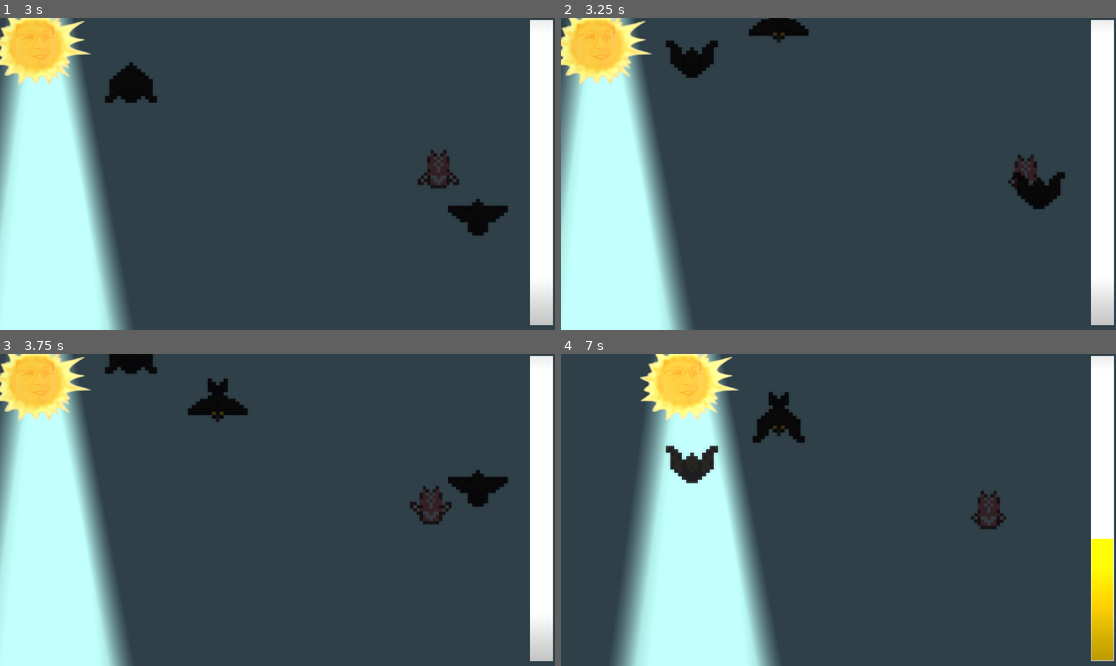
Above: before the commit, frames 1-4 (two rows, left to right).
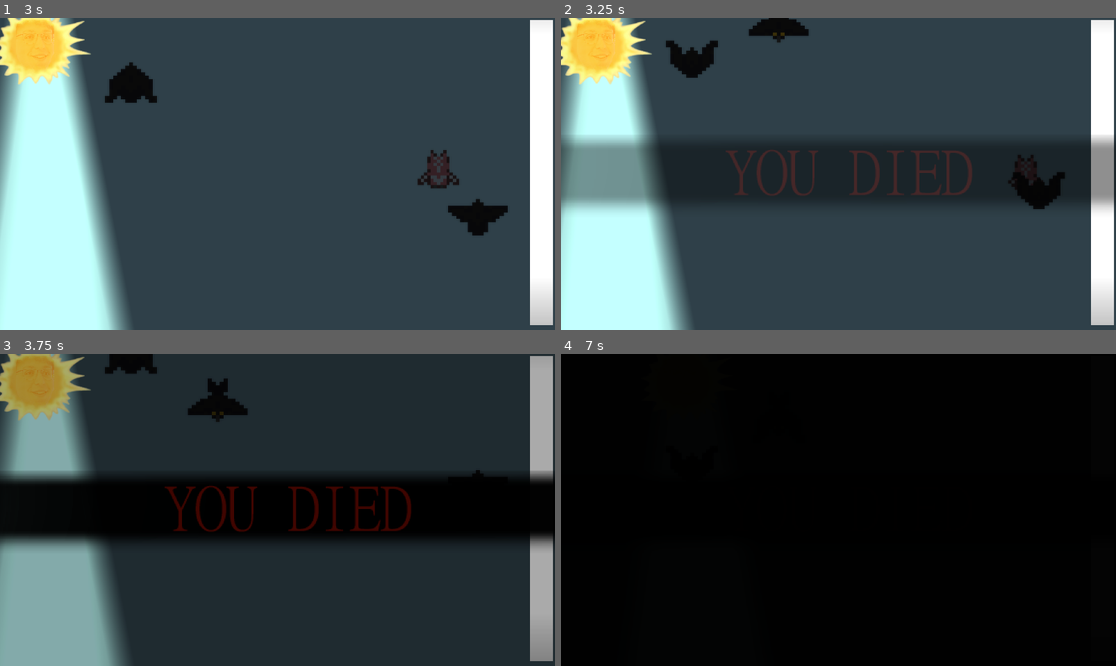
Above: after the commit, the same moments.

Repository: AuroraFreire/horizons-europa
Game: Godot game, scene res://world.tscn
Same seed, same stepped clock (60 frames per second), same inputs: the game is played once before the commit and once after it.
Inputs:
- Up to frame 1 (3 s): hold D (right) 0.53-1.28 s; hold A (left) 1.28-2.03 s; hold D (right) from 2.03 s (still down)
- Up to frame 2 (3.25 s): keep holding D (right)
- Up to frame 3 (3.75 s): release D (right) at 3.53 s; hold A (left) from 3.53 s (still down)
- Up to frame 4 (7 s): release A (left) at 5.78 s; hold D (right) from 5.78 s (still down)

Frame 1 is identical in both runs. In frame 2, 18% of the frame differs, in the area x 0-100%, y 37-62%; in frame 3, 98%; in frame 4, 99%, in the area x 0-100%, y 0-100%.

Commit message:
add death screen

Diff:
--- a/player.gd
+++ b/player.gd
@@ -6,13 +6,29 @@
 var position_offset: Vector2
 var target_pos
 @onready var sun = get_node("../Sun")
+@onready var death_screen = get_node("../Death")
+@onready var death_overlay = get_node("../DeathOverlay")
+
+var died = false
+var die_counter = 0.0
 
 func _ready():
 	position_offset = position
 	target_pos = position.x
 
+func die():
+	died = true
+
 func _process(delta: float) -> void:
 	var can_move = abs(position.x-target_pos) < 25
+	if died:
+		can_move = false
+		die_counter += delta
+		if die_counter <= 0.3:
+			death_screen.modulate.a = die_counter / 0.3
+		elif die_counter <= 0.3+1.0:
+			death_overlay.modulate.a = (die_counter-0.3)/1.0
+			print(death_overlay.modulate.a)
 
 	if can_move:
 		if Input.is_action_pressed("right"):
@@ -35,3 +51,4 @@
 
 func _on_area_2d_area_entered(_area: Area2D) -> void:
 	print("die")
+	die()
--- a/sun.gd
+++ b/sun.gd
@@ -22,7 +22,6 @@
 func _process(delta: float) -> void:
 	pass
 	time += 2
-	print(counter)
 	player_texture.speed = 5.0 * (counter / 2.0 + 0.5)
 	if(time >= timer):
 		lane_index = randi_range(0, 5)
--- a/world.tscn
+++ b/world.tscn
@@ -5,6 +5,7 @@
 [ext_resource type="PackedScene" uid="uid://g8rnhvtwqv1o" path="res://small_bird.tscn" id="3_aqk2v"]
 [ext_resource type="Script" uid="uid://bnq80bt5ckng5" path="res://enemy_spawner.gd" id="3_tlwt5"]
 [ext_resource type="PackedScene" uid="uid://b5ov2aybr1o5m" path="res://sun.tscn" id="4_aqk2v"]
+[ext_resource type="Texture2D" uid="uid://b6hdn1cteqrfu" path="res://you_died.png" id="6_dwbse"]
 
 [sub_resource type="Gradient" id="Gradient_aqk2v"]
 offsets = PackedFloat32Array(1)
@@ -24,6 +25,14 @@
 
 [node name="SunLight" type="PointLight2D" parent="." unique_id=901353914]
 position = Vector2(-3.0000076, -124)
+rotation = 1.5707964
+scale = Vector2(0.542, -4024.02)
+energy = 0.8
+range_item_cull_mask = 4
+texture = SubResource("GradientTexture1D_036b0")
+
+[node name="UI Light 2" type="PointLight2D" parent="." unique_id=1100730954]
+position = Vector2(0, -1.5258789e-05)
 rotation = 1.5707964
 scale = Vector2(0.542, -4024.02)
 energy = 0.8
@@ -79,3 +88,20 @@
 rotation = -3.1415927
 color = Color(0.95562464, 0.7876952, 0, 1)
 script = ExtResource("1_036b0")
+
+[node name="Death" type="TextureRect" parent="." unique_id=142952948]
+modulate = Color(1, 1, 1, 0)
+light_mask = 4
+offset_left = -301.0
+offset_top = -41.0
+offset_right = 309.0
+offset_bottom = 45.0
+texture = ExtResource("6_dwbse")
+
+[node name="DeathOverlay" type="ColorRect" parent="." unique_id=837360246]
+modulate = Color(1, 1, 1, 0)
+offset_left = -300.0
+offset_top = -175.0
+offset_right = 325.0
+offset_bottom = 192.0
+color = Color(0, 0, 0, 1)
Binary file added: sun2.png
Not shown, added: sun2.png.import
Binary file added: sun3.png
Not shown, added: sun3.png.import
Binary file added: you_died.png
Not shown, added: you_died.png.import
